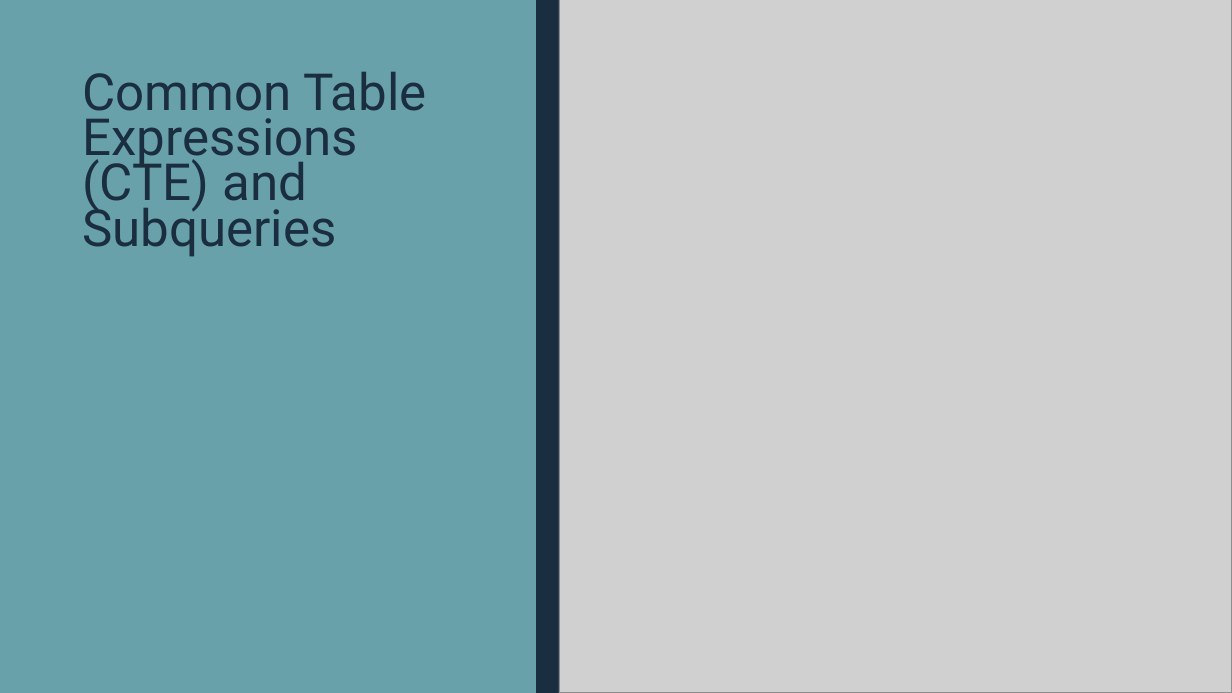
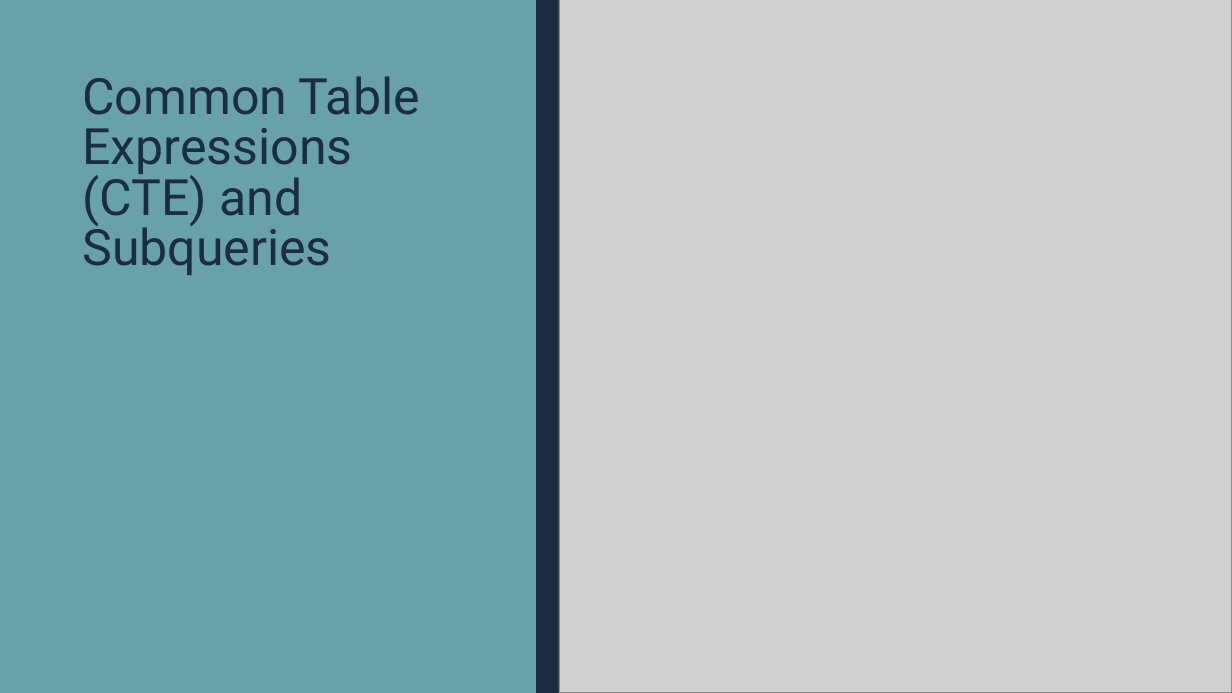
Before and after one commit to MGIS-UMN/GIS5577_week4, a slide deck: slide 25 of Advanced_DB_queries.odp. Drawn at 1232x693 pixels with LibreOffice and Linux fonts; fonts in the diff are those of the drawing; grey boxes stand for pictures. Boxes give left, top, right and bottom in pixels: in the first picture for what was removed or moved away, otherwise in the second. Text is boxed around its words. In the diff, an @@ line names an element or a change of style, - is before the commit and + after.

Commit message:
updated title slide

```diff
--- a/Advanced_DB_queries.odp
+++ b/Advanced_DB_queries.odp
@@ title "Common Table Expressions (CTE) and ..." at [82,76,420,275]: size 39.8 to 39 pt; line spacing 0.74 to 0.84 @@
```
Also in this commit, not shown: 2 other slides changed.
